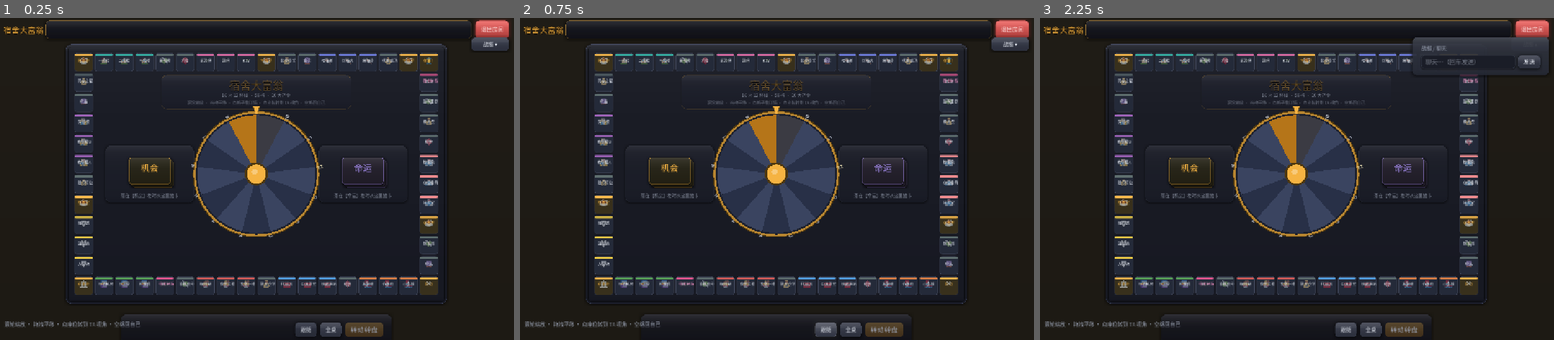
Above: before the commit, frames 1-3 (left to right).
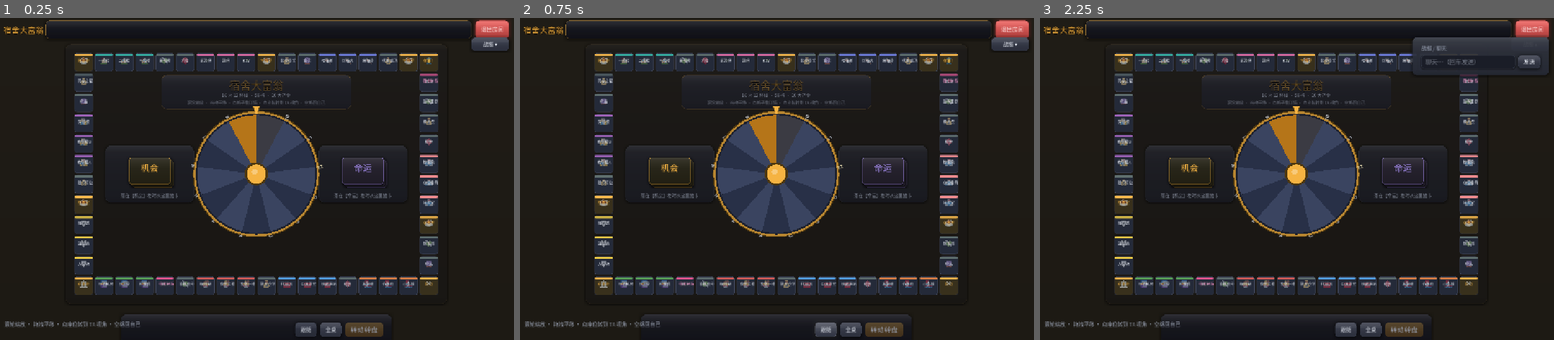
Above: after the commit, the same moments.

Repository: Lousync/dorm-monopoly
Game: Godot game, scene res://scenes/game.tscn
Two runs of this game, one before a commit and one after it. Both use one fixed random seed, a clock stepped at 60 frames per second and the inputs below. This scene is started directly instead of the project's main scene.
Inputs:
- Up to frame 1 (0.25 s): no input
- Up to frame 2 (0.75 s): click "跟随" at 0.5 s
- Up to frame 3 (2.25 s): click "全桌" at 1.25 s; click "战报 ▾" at 2 s

The runs differ from the first frame. In frame 1, 1.3% of the frame differs, in the area x 12-87%, y 8-89%; in frame 2, 1.3%; in frame 3, 1.1%.
Error in both runs: Out of bounds get index '0' (on base: 'Array') (res://scripts/game.gd:723)

Commit message:
围桌视觉修正：全桌一张连续木纹（棋盘区只压暗描边，消除材质接缝），操作栏拆两层——淡色栏底拼方框、紧凑内容卡承载高亮描边

Diff:
--- a/scripts/board_view.gd
+++ b/scripts/board_view.gd
@@ -145,48 +145,31 @@
 # ---------------- 场景搭建 ----------------
 
 func _build_backdrop() -> void:
-	# 整张木纹桌面：铺满座位带之外再加边距，四家座位都坐在桌面上
+	# 一整张连续的木纹桌面：棋盘区和操作栏坐在同一张桌上，没有材质接缝
 	var table := Panel.new()
 	table.position = TABLE.position - Vector2(30, 30)
 	table.size = TABLE.size + Vector2(60, 60)
 	table.mouse_filter = Control.MOUSE_FILTER_IGNORE
-	table.add_theme_stylebox_override("panel", UIKit.card_stylebox(Color(0.10, 0.085, 0.06), 30, Color(0.32, 0.24, 0.15), 3, 18))
+	table.add_theme_stylebox_override("panel", UIKit.card_stylebox(Color(0.10, 0.085, 0.06), 30, Color(0.30, 0.23, 0.15), 3, 18))
 	_world.add_child(table)
-	var table_wood := TextureRect.new()
-	table_wood.texture = UIKit.tex("res://assets/textures/wood_floor.jpg")
-	table_wood.stretch_mode = TextureRect.STRETCH_TILE
-	table_wood.texture_repeat = CanvasItem.TEXTURE_REPEAT_ENABLED
-	table_wood.position = Vector2(10, 10)
-	table_wood.size = table.size - Vector2(20, 20)
-	table_wood.modulate = Color(0.34, 0.29, 0.24)
-	table_wood.mouse_filter = Control.MOUSE_FILTER_IGNORE
-	table.add_child(table_wood)
-
-	# 棋盘板：渐变厚底座 + 木纹（像铺在桌面上的一块实体桌游板）
+	var wood := TextureRect.new()
+	wood.texture = UIKit.tex("res://assets/textures/wood_floor.jpg")
+	wood.stretch_mode = TextureRect.STRETCH_TILE
+	wood.texture_repeat = CanvasItem.TEXTURE_REPEAT_ENABLED
+	wood.position = Vector2(10, 10)
+	wood.size = table.size - Vector2(20, 20)
+	wood.modulate = Color(0.44, 0.39, 0.33)
+	wood.mouse_filter = Control.MOUSE_FILTER_IGNORE
+	table.add_child(wood)
+
+	# 棋盘区：同一张木纹上轻微压暗 + 描边勾出边界，格子直接落在桌面上
 	var bg := Panel.new()
 	bg.position = Vector2(-26, -26)
 	bg.size = WORLD + Vector2(52, 52)
 	bg.mouse_filter = Control.MOUSE_FILTER_IGNORE
-	# 渐变厚底座：顶亮底暗 + 描边 + 外投影，像一块实体桌游板
-	bg.add_theme_stylebox_override("panel", UIKit.card_stylebox(Color(0.078, 0.086, 0.124), 22, Color("#4a5170"), 2, 16))
+	bg.add_theme_stylebox_override("panel", UIKit.card_stylebox(Color(0.05, 0.05, 0.07, 0.32), 20,
+		Color(0.24, 0.19, 0.12, 0.9), 2, 12))
 	_world.add_child(bg)
-	# 木纹桌面（ambientCG WoodFloor064，CC0）：压暗后铺在棋盘板上，四边留出板边
-	var wood := TextureRect.new()
-	wood.texture = UIKit.tex("res://assets/textures/wood_floor.jpg")
-	wood.stretch_mode = TextureRect.STRETCH_TILE
-	wood.texture_repeat = CanvasItem.TEXTURE_REPEAT_ENABLED
-	wood.position = Vector2(8, 8)
-	wood.size = bg.size - Vector2(16, 16)
-	wood.modulate = Color(0.5, 0.44, 0.38)
-	wood.mouse_filter = Control.MOUSE_FILTER_IGNORE
-	bg.add_child(wood)
-	# 内缘压线，让木纹像镶进棋盘边框
-	var rim := Panel.new()
-	rim.position = wood.position
-	rim.size = wood.size
-	rim.add_theme_stylebox_override("panel", UIKit.stylebox(Color(0, 0, 0, 0), 10, Color(0, 0, 0, 0.45), 2))
-	rim.mouse_filter = Control.MOUSE_FILTER_IGNORE
-	bg.add_child(rim)
 
 ## 格子类型 → Twemoji 主题图标名（assets/icons/，CC-BY 4.0）
 const TILE_ICONS := {
@@ -728,12 +711,13 @@
 	holder.mouse_filter = Control.MOUSE_FILTER_IGNORE
 	_world.add_child(holder)
 
-	var sb := UIKit.stylebox(Color(0.078, 0.086, 0.124, 0.86), 18, Color(0, 0, 0, 0), 2)
+	# 栏底：极淡的暗色横条，只负责拼出方框轮廓，不描边不抢眼
+	var bar_sb := UIKit.stylebox(Color(0.03, 0.035, 0.06, 0.40), 18, Color(0, 0, 0, 0), 0)
 	var body := Panel.new()
 	body.position = bar.position
 	body.size = bar.size
 	body.mouse_filter = Control.MOUSE_FILTER_IGNORE
-	body.add_theme_stylebox_override("panel", sb)
+	body.add_theme_stylebox_override("panel", bar_sb)
 	holder.add_child(body)
 
 	var root := Control.new()
@@ -743,6 +727,14 @@
 	root.position = bar.get_center() - SEAT_SIZE * 0.5
 	root.mouse_filter = Control.MOUSE_FILTER_IGNORE
 	holder.add_child(root)
+
+	# 内容卡：紧凑包住信息与牌位，回合高亮描边画在这里而不是整条栏上
+	var sb := UIKit.stylebox(Color(0.078, 0.086, 0.124, 0.88), 16, Color(0, 0, 0, 0), 2)
+	var card := Panel.new()
+	card.size = SEAT_SIZE
+	card.mouse_filter = Control.MOUSE_FILTER_IGNORE
+	card.add_theme_stylebox_override("panel", sb)
+	root.add_child(card)
 
 	var chip: Control
 	var piece := UIKit.piece_tex(int(p.color) % 4)
Binary file changed: shots/table_4p_home_plain.png
Binary file changed: shots/table_4p_rot1_plain.png
Binary file changed: shots/table_4p_rot2_plain.png
